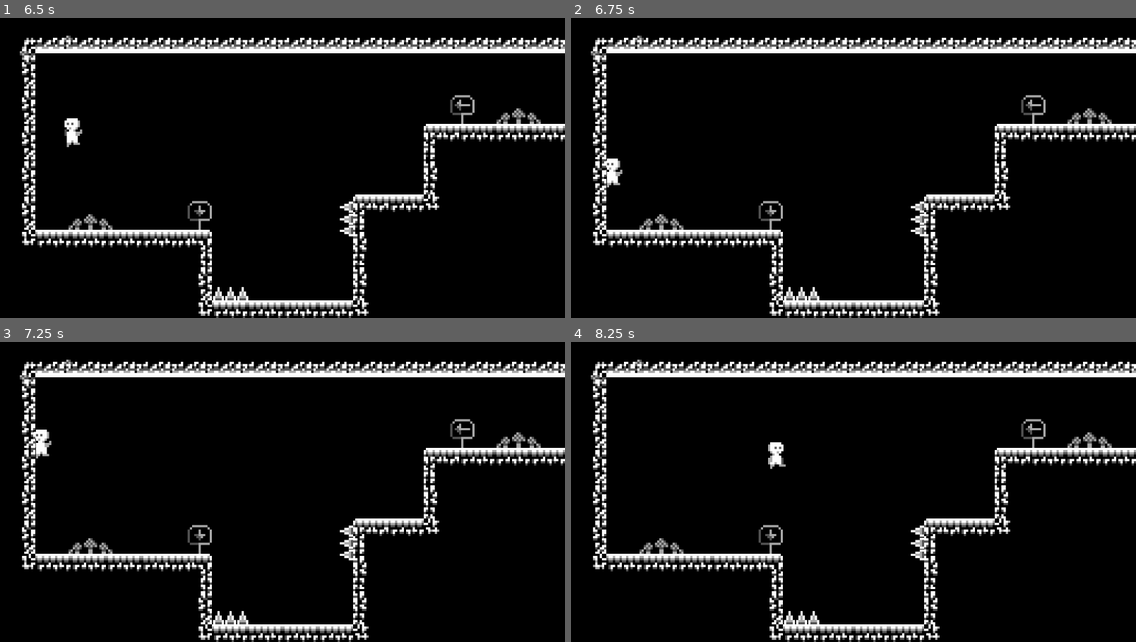
Above: before the commit, frames 1-4 (two rows, left to right).
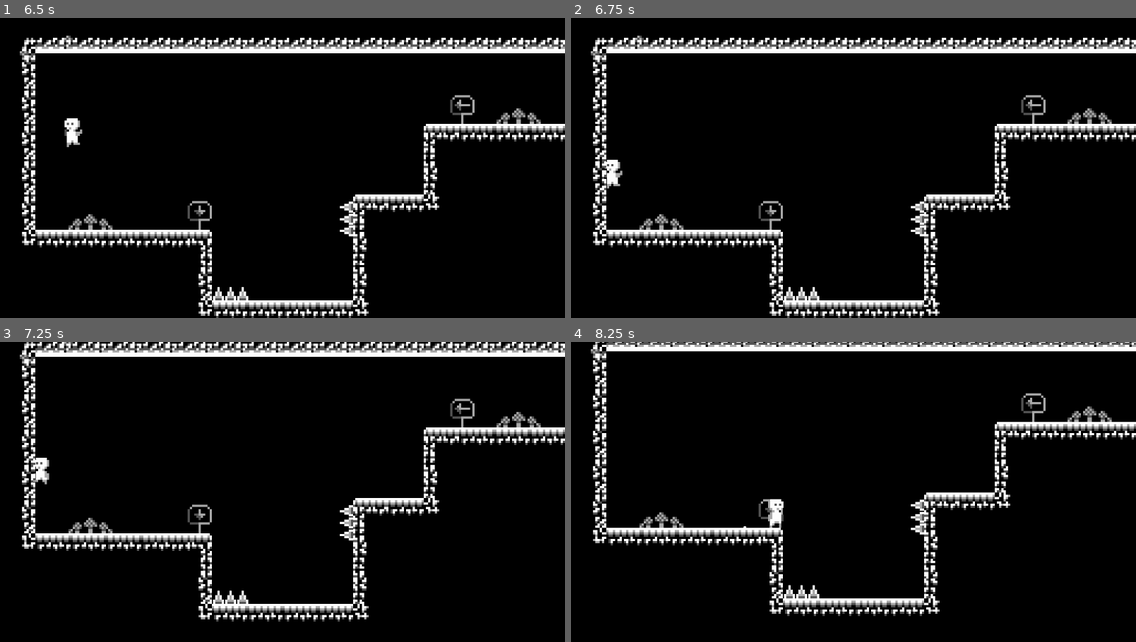
Above: after the commit, the same moments.

Repository: danielnaoexiste/CaveScape
Game: Godot game, scene res://World.tscn
The game is run twice, just before and just after one commit, with the same random seed, the same clock (stepped at 60 frames per second) and the same inputs.
Inputs:
- Up to frame 1 (6.5 s): hold Right (ui_right) 0.53-2.03 s; tap X (ui_action) at 0.6, 1.55, 2.1, 2.85, 4.35, 5.1, 6.05 s; tap Z (ui_jump) at 0.77, 0.8, 1.07, 1.35, 1.52, 1.82, 2.3, 3.02, 3.32, 3.6, 3.77, 4.07, 4.52, 4.82, 5.3, 5.85, 6.02, 6.32 s; hold Left (ui_left) 2.03-2.78 s; hold Right (ui_right) 2.78-4.28 s; hold Left (ui_left) 4.28-5.03 s; hold Right (ui_right) 5.03-5.78 s; hold Left (ui_left) from 5.78 s (still down)
- Up to frame 2 (6.75 s): keep holding Left (ui_left); tap X (ui_action) at 6.6 s
- Up to frame 3 (7.25 s): keep holding Left (ui_left); tap Z (ui_jump) at 6.77, 6.8, 7.07 s
- Up to frame 4 (8.25 s): release Left (ui_left) at 7.28 s; hold Right (ui_right) from 7.28 s (still down); tap X (ui_action) at 7.35 s; tap Z (ui_jump) at 7.52, 7.82, 8.1 s

Frame 1 is identical in both runs. In frame 2, less than 0.1% of the frame differs, in the area x 5-10%, y 46-57%; in frame 3, 21%, in the area x 3-100%, y 0-100%; in frame 4, 20%.

Commit message:
Fixed Chests

Diff:
--- a/Player.gd
+++ b/Player.gd
@@ -9,6 +9,8 @@
 
 var motion = Vector2();
 var is_alive = true;
+
+var n_chest = 0;
 
 var jump_count = 0;
 var MAX_JUMP_COUNT = 1;
@@ -104,16 +106,19 @@
 			if motion.y < 0:
 				$AnimatedSprite.play("Jump");
 			else:
-				if(is_on_wall()):
-					motion.y -= GRAVITY/1.5;
-					if(Input.is_action_just_pressed("ui_jump")):
-						motion.y = JUMP_HEIGHT/1.2;
-						if ($AnimatedSprite.flip_h):
-							motion.x = 125;
-						else:
-							motion.x = -125;
-						jump_audio.set_pitch_scale(rand_range(0.75, 1));
-						jump_audio.play();
+				if can_wall_jump:
+					for i in get_slide_count():
+						var collision = get_slide_collision(i).get_normal();
+						if collision == Vector2(1, 0) or Vector2(-1, 0):
+							motion.y -= GRAVITY/2;
+							if(Input.is_action_just_pressed("ui_jump")):
+								motion.y = JUMP_HEIGHT/1.2;
+								if ($AnimatedSprite.flip_h):
+									motion.x = 125;
+								else:
+									motion.x = -125;
+								jump_audio.set_pitch_scale(rand_range(0.75, 1));
+								jump_audio.play();
 				$AnimatedSprite.play("Fall");
 
 func _spawn_dust(dir, x, y):
--- a/Props/Chest.gd
+++ b/Props/Chest.gd
@@ -1,6 +1,6 @@
 extends Area2D
 
-onready var screen_text = get_node("/root/ScreenText");
+#onready var screen_text = get_node("/root/ScreenText");
 var powerup_scene = preload("res://Props/DjOrb.tscn");
 var is_open: bool = false;
 
@@ -10,7 +10,7 @@
 		if body.name == "Player":
 			if(Input.is_action_just_pressed("ui_action") && !is_open):
 				is_open = true;
-				ScreenText.get_node("PowerUpText")._change_text("You just opened the ");
+				ScreenText.get_node("PowerUpText")._change_text("You just opened the Chest!");
 				$ChestClosed.visible = false;
 				$ChestOpen.visible = true;
 				var powerup = powerup_scene.instance();
--- a/Props/DjOrb.gd
+++ b/Props/DjOrb.gd
@@ -8,5 +8,13 @@
 		if body.name == "Player":
 			ScreenText.get_node("PowerUpText")._change_text("You Just Got: ");
 			body.get_node("PowerUpSound").play();
-			body.MAX_JUMP_COUNT += 1;
+			match body.n_chest:
+				0:
+					body.MAX_JUMP_COUNT += 1;
+					print("DJ");
+					body.n_chest += 1;
+				1:
+					body.can_wall_jump = true;
+					print("WJ");
+					body.n_chest += 1;
 			self.queue_free();
--- a/Props/PowerUpText.gd
+++ b/Props/PowerUpText.gd
@@ -13,8 +13,11 @@
 	text = "";
 
 func _change_text(new_text):
-	text = new_text + get_random_item();
-	$Timer.start(2);
+	if new_text != "You just opened the Chest!":
+		text = new_text + get_random_item();
+		$Timer.start(2);
+	else:
+		text = new_text;
 
 func _on_Timer_timeout():
 	text = "";
--- a/World.tscn
+++ b/World.tscn
@@ -278,3 +278,7 @@
 [node name="Spike5" parent="Spikes" instance=ExtResource( 7 )]
 position = Vector2( 157.06, 96.5717 )
 rotation = -1.5755
+
+[node name="Chest2" parent="." instance=ExtResource( 4 )]
+position = Vector2( 375.317, 71.9342 )
+scale = Vector2( -1, 1 )
